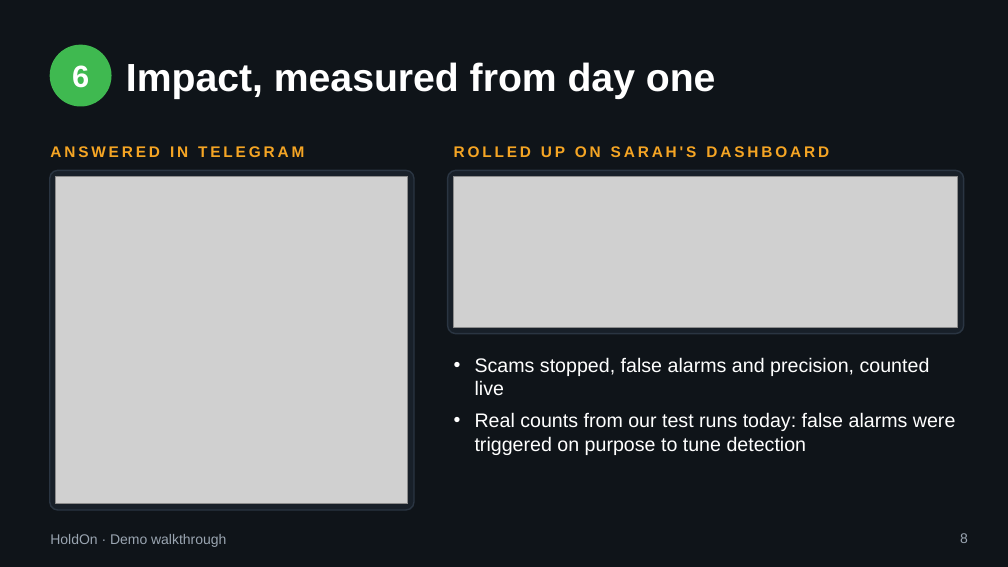
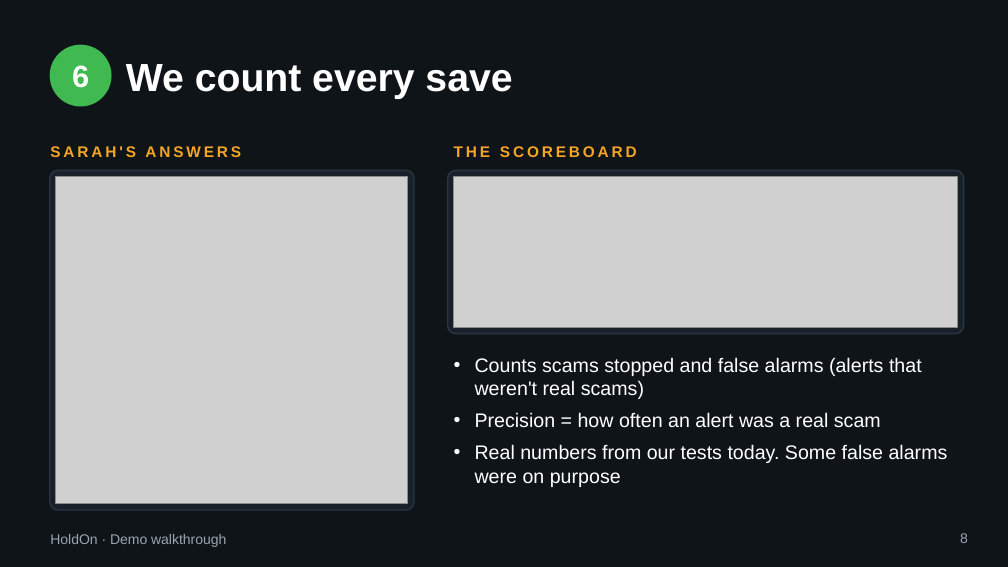
Before and after one commit to nidhishrajan/holdon, a slide deck: slide 8 of pitch/HoldOn-demo-walkthrough.pptx. Drawn at 1008x567 pixels with LibreOffice and Linux fonts; fonts in the diff are those of the drawing; grey boxes stand for pictures. Boxes give left, top, right and bottom in pixels: in the first picture for what was removed or moved away, otherwise in the second. Text is boxed around its words. In the diff, an @@ line names an element or a change of style, - is before the commit and + after.

```diff
--- a/pitch/HoldOn-demo-walkthrough.pptx
+++ b/pitch/HoldOn-demo-walkthrough.pptx
@@ title at [126,64,512,99]: text changed @@
-Impact, measured from day one
+We count every save
@@ text at [50,146,241,157]: text changed @@
-ANSWERED IN TELEGRAM
+SARAH'S ANSWERS
@@ text at [454,146,637,157]: text changed @@
-ROLLED UP ON SARAH'S DASHBOARD
+THE SCOREBOARD
@@ text at [475,357,948,487]: text changed @@
-• Scams stopped, false alarms and precision, counted live
-• Real counts from our test runs today: false alarms were triggered on purpose to tune detection
+• Counts scams stopped and false alarms (alerts that weren't real scams)
+• Precision = how often an alert was a real scam
+• Real numbers from our tests today. Some false alarms were on purpose
```
Also in this commit, not shown: 9 other slides changed, 1 other file.
